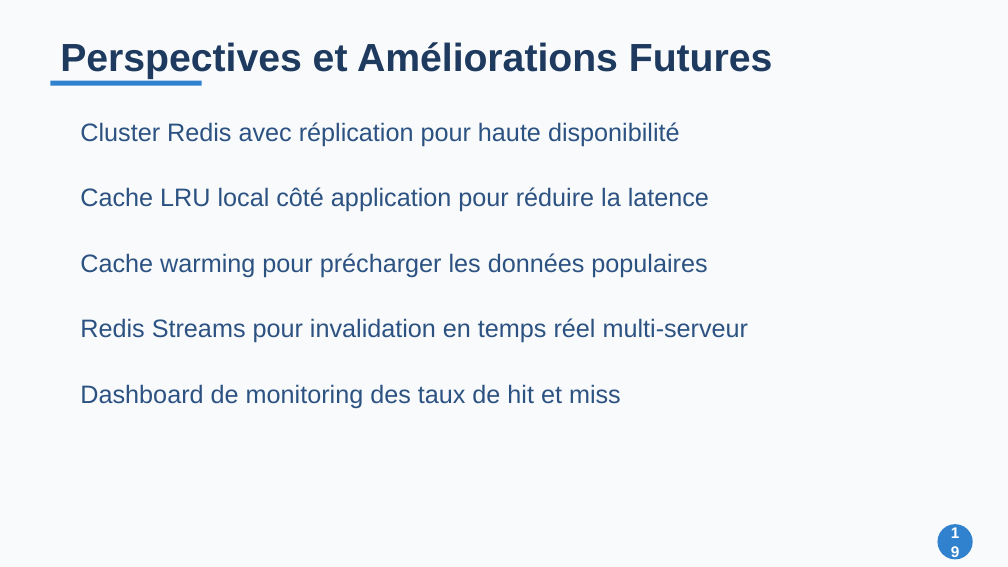
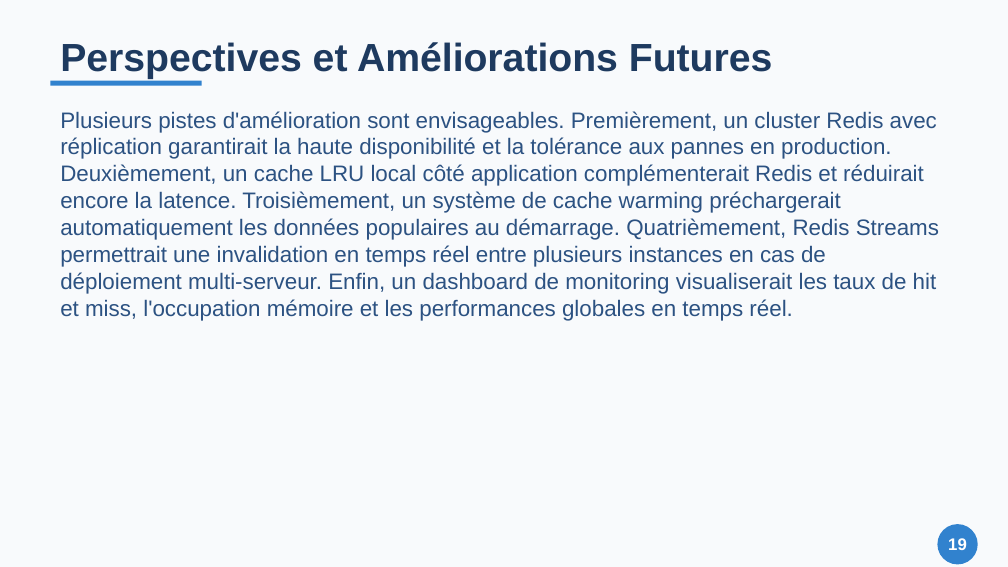
Before and after one commit to Zeinot/marketplace-saas, a slide deck: slide 19 of output/Presentation_Cache_Redis.pptx. Drawn at 1008x567 pixels with LibreOffice and Linux fonts; fonts in the diff are those of the drawing. Boxes give left, top, right and bottom in pixels: in the first picture for what was removed or moved away, otherwise in the second. Text is boxed around its words. In the diff, an @@ line names an element or a change of style, - is before the commit and + after.

```diff
--- a/output/Presentation_Cache_Redis.pptx
+++ b/output/Presentation_Cache_Redis.pptx
@@ text "Plusieurs pistes d'amélioration sont envisageables. ..." at (60, 111, 939, 321): vertical alignment middle to top @@
@@ text at (60, 111, 939, 321): text changed; size 18 to 16 pt @@
-Cluster Redis avec réplication pour haute disponibilité
+Plusieurs pistes d'amélioration sont envisageables. Premièrement, un cluster Redis avec réplication garantirait la haute disponibilité et la tolérance aux pannes en production. Deuxièmement, un cache LRU local côté application complémenterait Redis et réduirait encore la latence. Troisièmement, un système de cache warming préchargerait automatiquement les données populaires au démarrage. Quatrièmement, Redis Streams permettrait une invalidation en temps réel entre plusieurs instances en cas de déploiement multi-serveur. Enfin, un dashboard de monitoring visualiserait les taux de hit et miss, l'occupation mémoire et les performances globales en temps réel.
@@ text removed at (80, 187, 709, 212) @@
-Cache LRU local côté application pour réduire la latence
@@ text removed at (80, 253, 707, 277) @@
-Cache warming pour précharger les données populaires
@@ text removed at (80, 318, 749, 343) @@
-Redis Streams pour invalidation en temps réel multi-serveur
@@ text removed at (80, 384, 621, 408) @@
-Dashboard de monitoring des taux de hit et miss
@@ text "19" at (948, 538, 967, 550): size 11 to 12 pt @@
@@ ellipse: place and size @@
-ellipse at (937, 524, 973, 559)
+ellipse at (937, 524, 978, 564)
```
Also in this commit, not shown: 14 other slides changed, 21 other files.
